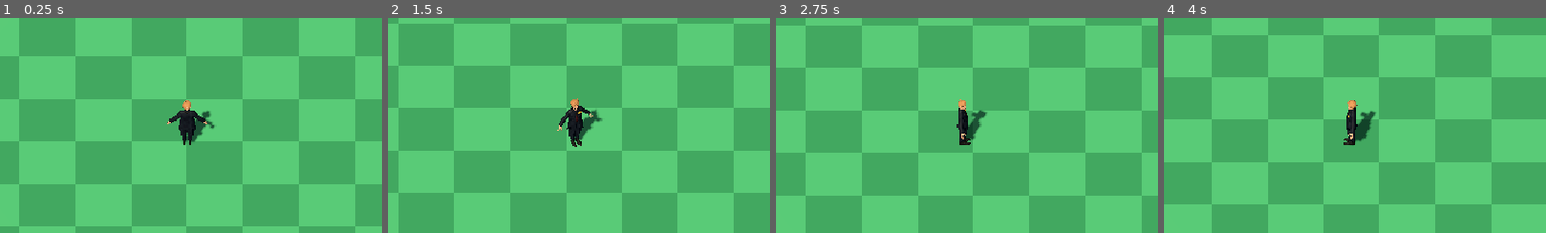
Above: before the commit, frames 1-4 (left to right).
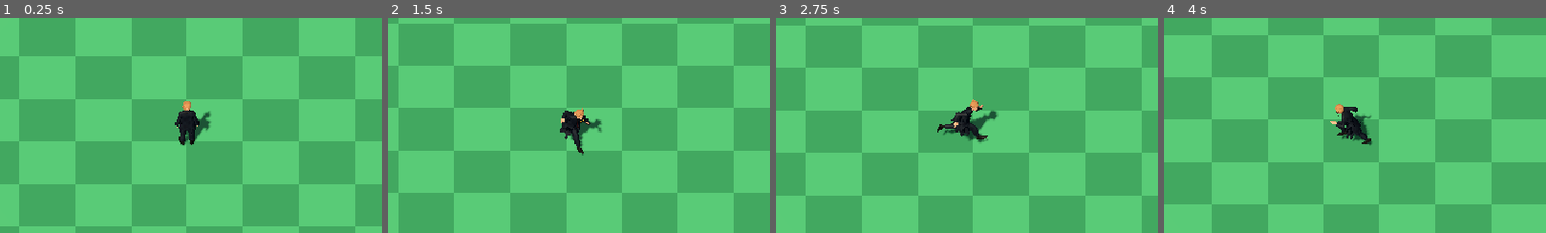
Above: after the commit, the same moments.

Repository: Ant3ney/pfr_proto_01
Game: Godot game, scene res://demo/main.tscn
Two runs of this game, one before a commit and one after it. Both use one fixed random seed, a clock stepped at 60 frames per second and the inputs below.
Inputs:
- Up to frame 1 (0.25 s): no input
- Up to frame 2 (1.5 s): tap Enter at 0.5 s; hold D 0.53-1.28 s; hold S from 1.28 s (still down)
- Up to frame 3 (2.75 s): release S at 2.03 s; hold D from 2.03 s (still down)
- Up to frame 4 (4 s): release D at 2.78 s; hold W 2.78-3.53 s; hold A from 3.53 s (still down)
The pictures show only the part of the screen within x 26-76%, y 25-75%; the shares and areas given below are measured in that part.

The runs differ from the first frame. In frame 1, 0.5% of the frame differs, in the area x 43-57%, y 38-60%; in frame 2, 1.0%; in frame 3, 1.3%, in the area x 42-59%, y 37-60%; in frame 4, 1.1%.

Commit message:
Add in animations

Diff:
--- a/demo/player.tscn
+++ b/demo/player.tscn
@@ -9,6 +9,9 @@
 
 [node name="Player" type="CharacterBody3D"]
 script = ExtResource("1_player")
+animation_player_path = NodePath("Visual/Model/AnimationPlayer")
+idle_animation = &"tr0021_00_00001_defaultwait01"
+run_animation = &"tr0021_00_00071_run01_000"
 
 [node name="CollisionShape3D" type="CollisionShape3D" parent="."]
 position = Vector3(0, 0.8, 0)
--- a/overworld/player/playerController.gd
+++ b/overworld/player/playerController.gd
@@ -6,14 +6,34 @@
 @export_group("Turning")
 ## Radius of normal moving turns, measured in meters. Lower values turn tighter.
 @export_range(0.1, 5.0, 0.05, "or_greater") var turn_radius := 0.75
+## Maximum rotation speed while traveling toward the input direction.
+@export_range(1.0, 720.0, 1.0, "degrees") var travel_to_target_angle_speed := 460.0
 ## Rotation speed used while the character is stopped and turning in place.
 @export_range(45.0, 720.0, 1.0, "degrees") var turn_in_place_speed := 970.0
 ## Direction changes at or above this angle trigger a turn in place.
 @export_range(91.0, 179.0, 1.0, "degrees") var turn_in_place_angle := 91.0
 
+@export_group("Animation")
+@export_node_path("AnimationPlayer") var animation_player_path: NodePath
+@export var idle_animation: StringName
+@export var run_animation: StringName
+@export_range(0.0, 1.0, 0.01) var animation_blend_time := 0.15
+## Position animation on this bone is removed so visual root motion does not
+## fight CharacterBody3D movement.
+@export var root_motion_bone: StringName = &"origin"
+
 @onready var visual: Node3D = $Visual
+@onready var animation_player := get_node_or_null(animation_player_path) as AnimationPlayer
 
 var is_turning_in_place := false
+var _idle_playback_animation: StringName
+var _run_playback_animation: StringName
+var _current_animation: StringName
+
+
+func _ready() -> void:
+	_prepare_animation_library()
+	_play_animation(_idle_playback_animation)
 
 
 func _physics_process(delta: float) -> void:
@@ -31,6 +51,7 @@
 		is_turning_in_place = false
 
 	move_and_slide()
+	_update_animation()
 
 
 func _steer_toward(target_direction: Vector3, input_strength: float, delta: float) -> void:
@@ -58,7 +79,9 @@
 	# Moving along the current facing direction while rotating produces an arc.
 	# angular_speed = linear_speed / radius, so turn_radius is measured in meters.
 	var current_speed := move_speed * input_strength
-	var turn_speed := current_speed / maxf(turn_radius, 0.001)
+	var radius_turn_speed := current_speed / maxf(turn_radius, 0.001)
+	var travel_turn_speed := deg_to_rad(travel_to_target_angle_speed)
+	var turn_speed := minf(radius_turn_speed, travel_turn_speed)
 	visual.rotation.y = rotate_toward(
 		visual.rotation.y,
 		target_angle,
@@ -70,6 +93,70 @@
 	facing_direction = facing_direction.normalized()
 	velocity.x = facing_direction.x * current_speed
 	velocity.z = facing_direction.z * current_speed
+
+
+func _prepare_animation_library() -> void:
+	if not animation_player:
+		push_warning("No AnimationPlayer assigned to the player controller.")
+		return
+
+	var locomotion_library := AnimationLibrary.new()
+	var idle_clip := _duplicate_without_root_motion(idle_animation)
+	var run_clip := _duplicate_without_root_motion(run_animation)
+
+	if idle_clip:
+		locomotion_library.add_animation(&"idle", idle_clip)
+		_idle_playback_animation = &"locomotion/idle"
+	if run_clip:
+		locomotion_library.add_animation(&"run", run_clip)
+		_run_playback_animation = &"locomotion/run"
+
+	if not locomotion_library.get_animation_list().is_empty():
+		if animation_player.has_animation_library(&"locomotion"):
+			animation_player.remove_animation_library(&"locomotion")
+		animation_player.add_animation_library(&"locomotion", locomotion_library)
+
+
+func _duplicate_without_root_motion(animation_name: StringName) -> Animation:
+	if animation_name.is_empty() or not animation_player.has_animation(animation_name):
+		push_warning("Animation '%s' was not found." % animation_name)
+		return null
+
+	var animation := animation_player.get_animation(animation_name).duplicate(true) as Animation
+	for track_index in range(animation.get_track_count() - 1, -1, -1):
+		var track_path := animation.track_get_path(track_index)
+		var targets_root_motion := (
+			animation.track_get_type(track_index) == Animation.TYPE_POSITION_3D
+			and track_path.get_subname_count() > 0
+			and track_path.get_subname(track_path.get_subname_count() - 1)
+				== root_motion_bone
+		)
+		if targets_root_motion:
+			animation.remove_track(track_index)
+
+	return animation
+
+
+func _update_animation() -> void:
+	var horizontal_speed := Vector2(velocity.x, velocity.z).length()
+	var desired_animation := (
+		_run_playback_animation
+		if horizontal_speed > 0.05
+		else _idle_playback_animation
+	)
+	_play_animation(desired_animation)
+
+
+func _play_animation(animation_name: StringName) -> void:
+	if (
+		not animation_player
+		or animation_name.is_empty()
+		or animation_name == _current_animation
+	):
+		return
+
+	animation_player.play(animation_name, animation_blend_time)
+	_current_animation = animation_name
 
 
 func _get_input_vector() -> Vector2:
